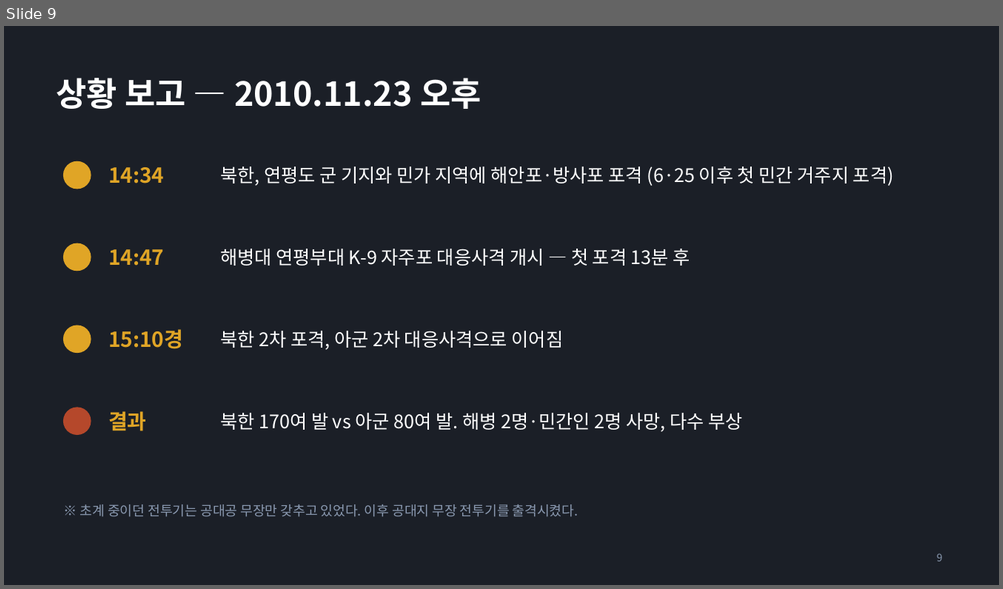
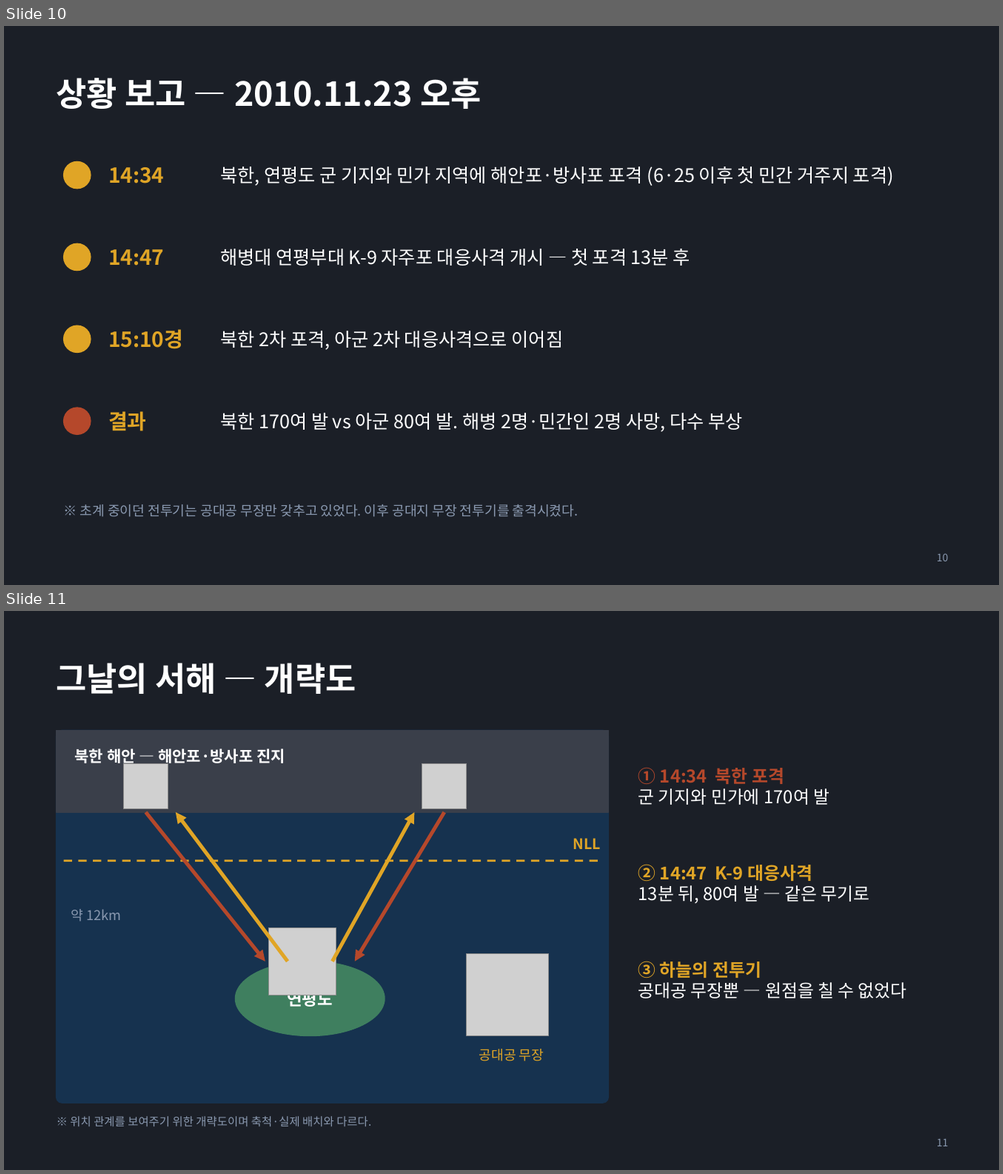
Before and after one commit to topys2000/study, a slide deck: 국지/공통/강평보조자료_비례성과_과거사례(판문점·연평도).pptx. Shown one above the other, each under a label of ours: slide 9 before the commit, slides 10 and 11 after it. The pictures are 1003x589 and 1003x1174 pixels, drawn with LibreOffice and Linux fonts; fonts in the diff are those of the drawing; grey boxes stand for pictures. Boxes give left, top, right and bottom in pixels: in the first picture for what was removed or moved away, otherwise in the second. Text is boxed around its words. In the diff, an @@ line names an element or a change of style, - is before the commit and + after.

```diff
--- a/국지/공통/강평보조자료_비례성과_과거사례(판문점·연평도).pptx
+++ b/국지/공통/강평보조자료_비례성과_과거사례(판문점·연평도).pptx
@@ slide 11 added at (4, 611, 999, 1170), background #1B1F27 @@
@@ title added at (57, 663, 356, 694), 32 pt, text #FFFFFF, bold @@
+그날의 서해 — 개략도
@@ rounded rectangle added at (57, 730, 609, 1103), fill #16324F, outline #16324F 1 pt @@
@@ rectangle added at (57, 730, 609, 812), fill #3A3F4A, outline #3A3F4A 1 pt @@
@@ text added at (75, 749, 285, 766), 15 pt, text #FFFFFF, bold @@
+북한 해안 — 해안포·방사포 진지
@@ picture added at (123, 764, 168, 809) @@
@@ picture added at (422, 764, 466, 809) @@
@@ text added at (638, 768, 829, 805), 17 pt, text #FFFFFF @@
+① 14:34 북한 포격
+군 기지와 민가에 170여 발
@@ arrow added from (146, 812) to (265, 962), #B5482B 3.5 pt @@
@@ arrow added from (287, 962) to (176, 812), #E0A526 3.5 pt @@
@@ arrow added from (333, 962) to (415, 812), #E0A526 3.5 pt @@
@@ arrow added from (444, 812) to (355, 962), #B5482B 3.5 pt @@
@@ text added at (573, 838, 600, 849), 14 pt, text #E0A526, bold @@
+NLL
@@ line added from (64, 861) to (601, 861), #E0A526 2 pt dashed @@
@@ text added at (638, 864, 870, 903), 17 pt, text #FFFFFF @@
+② 14:47 K-9 대응사격
+13분 뒤, 80여 발 — 같은 무기로
@@ text added at (71, 909, 121, 921), 13 pt, text #8A99B0 @@
+약 12km
@@ picture added at (269, 928, 336, 995) @@
@@ ellipse added at (236, 962, 384, 1037), fill #3F7F5F, outline #3F7F5F 1 pt @@
@@ picture added at (466, 954, 549, 1037) @@
@@ text added at (638, 961, 907, 999), 17 pt, text #FFFFFF @@
+③ 하늘의 전투기
+공대공 무장뿐 — 원점을 칠 수 없었다
@@ text added at (287, 995, 333, 1009), 16 pt, text #FFFFFF, bold @@
+연평도
@@ text added at (479, 1049, 543, 1062), 13 pt, text #E0A526 @@
+공대공 무장
@@ text added at (70, 1116, 371, 1127), 11 pt, text #8A99B0 @@
+※ 위치 관계를 보여주기 위한 개략도이며 축척·실제 배치와 다르다.
@@ page number added at (936, 1139, 948, 1147), 10 pt, text #8A99B0 @@
+11
@@ what was slide 9 is now slide 10 @@
@@ page number at (936, 554, 948, 562): text changed @@
-9
+10
```
Also in this commit, not shown: 9 slides changed, 1 other slide added, 4 other files.
